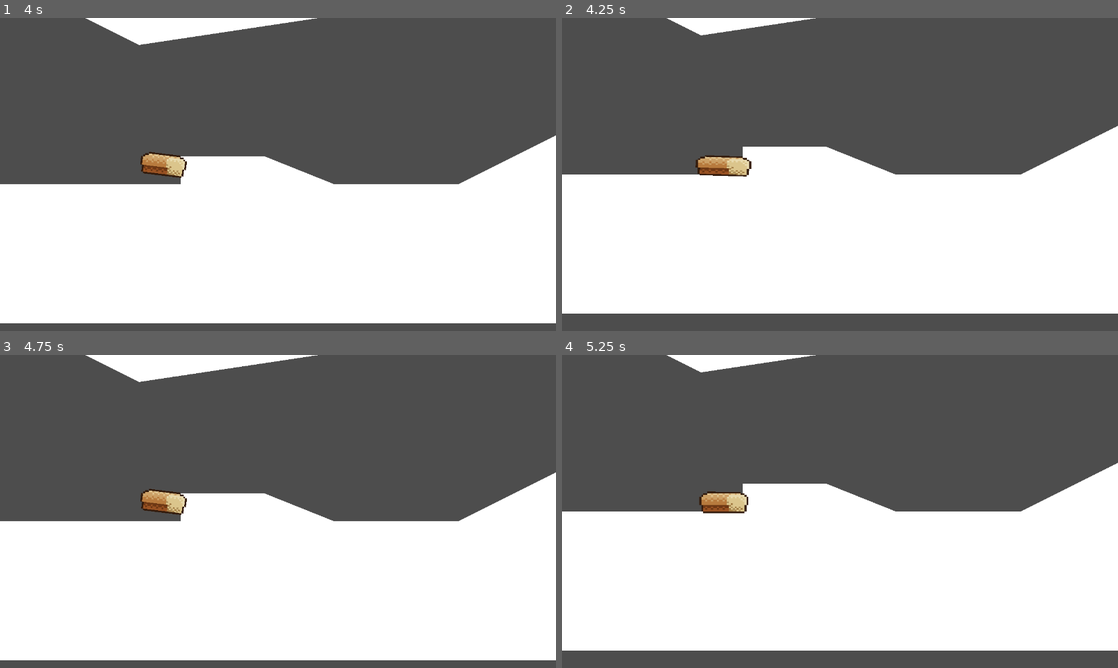
Above: before the commit, frames 1-4 (two rows, left to right).
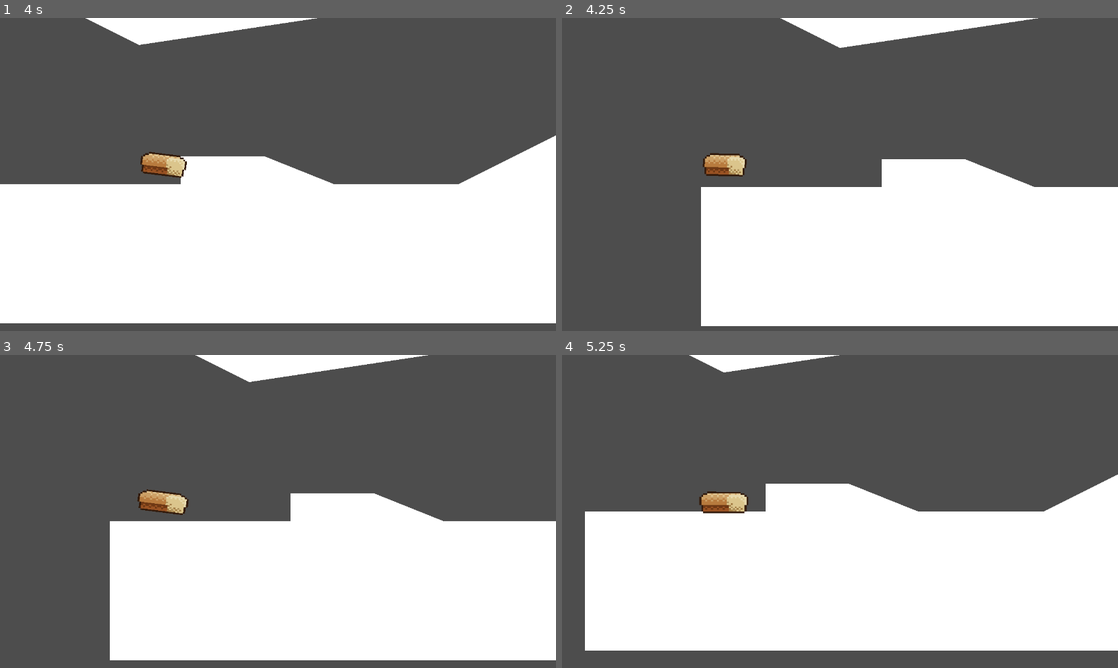
Above: after the commit, the same moments.

Repository: Subkhht/run-run-run-
Game: Godot game, scene res://level.tscn
Two runs of this game, one before a commit and one after it. Both use one fixed random seed, a clock stepped at 60 frames per second and the inputs below.
Inputs:
- Up to frame 1 (4 s): tap Enter (ui_accept) at 0.5, 0.77, 1.52, 3.02, 3.77 s
- Up to frame 2 (4.25 s): tap Escape (ui_cancel) at 4.15 s
- Up to frame 3 (4.75 s): tap Enter (ui_accept) at 4.52 s
- Up to frame 4 (5.25 s): no input

Frame 1 is identical in both runs. In frame 2, 23% of the frame differs, in the area x 0-100%, y 0-99%; in frame 3, 16%; in frame 4, 3.6%.

Commit message:
terminando primer nivel (sin terminar))

Diff:
--- /dev/null
+++ b/Scripts/dangerZone.gd
@@ -0,0 +1,24 @@
+class_name DangerZone extends StaticBody2D
+
+@export var player: Player  # Variable exportada para asignar el nodo del jugador en el inspector
+
+func _ready():
+	# Verificar si la variable player está asignada
+	if not player:
+		push_error("Error: La variable 'player' no está asignada. Asigna el jugador en el inspector.")
+		return
+
+	print("Jugador asignado correctamente: ", player.name)
+
+	# Conectar la señal 'body_shape_entered'
+	connect("body_shape_entered", Callable(self, "_on_body_shape_entered"))
+
+func _on_body_shape_entered(body_id: int, body: Node, body_shape_index: int, local_shape_index: int):
+	print("Colisión detectada con el cuerpo: ", body.name)
+
+	# Verificar si el cuerpo que entra pertenece al grupo 'player'
+	if body.is_in_group("player"):
+		print("Jugador chocó con superficie peligrosa. Reiniciando nivel...")
+		get_tree().reload_current_scene()
+	else:
+		print("El cuerpo no pertenece al grupo 'player'.")
--- /dev/null
+++ b/Scripts/level.gd
@@ -0,0 +1,5 @@
+extends Node2D
+
+func _process(delta: float) -> void:
+	if Input.is_action_just_pressed("ui_cancel"):
+		get_tree().reload_current_scene.call_deferred()
--- /dev/null
+++ b/Scripts/meta.gd
@@ -0,0 +1,8 @@
+extends TextureRect
+
+@export var player: Player
+
+# Called when the node enters the scene tree for the first time.
+func _ready() -> void:
+	assert(player is Player)
+	player.finish_x = global_position.x
--- a/Scripts/player.gd
+++ b/Scripts/player.gd
@@ -1,4 +1,4 @@
-extends CharacterBody2D
+class_name Player extends CharacterBody2D
 
 @export var up_gravity = 250
 @export var down_gravity = 300
@@ -9,12 +9,19 @@
 @export var friccion = 210
 @export var air_friccion = 50
 @export var landing_aceleracion = 2200.0
+@export var fall_limit: float = 700.0
 
 var target_tilt = 0.0
+var finish_x = -1
 @onready var sprite_2d: Sprite2D = $Sprite2D
 
 func _physics_process(delta: float) -> void:
 
+	check_for_finish_line()
+
+	if position.y > fall_limit:
+		print("Jugador cayó al vacío. Reiniciando nivel...")
+		get_tree().reload_current_scene.call_deferred()
 
 	if is_on_floor():
 		target_tilt = 0.0
@@ -46,3 +53,8 @@
 
 	sprite_2d.rotation = lerp_angle(sprite_2d.rotation, deg_to_rad(target_tilt), 0.2)
 	sprite_2d.scale = sprite_2d.scale.lerp(Vector2.ONE, 0.05)
+
+func check_for_finish_line() -> void:
+	if global_position.x > finish_x and finish_x != -1:
+		set_deferred("process_mode", PROCESS_MODE_DISABLED)
+		process_mode = Node.PROCESS_MODE_DISABLED
--- a/level.tscn
+++ b/level.tscn
@@ -1,11 +1,16 @@
-[gd_scene load_steps=3 format=3 uid="uid://5xacuok1tmvo"]
+[gd_scene load_steps=6 format=3 uid="uid://5xacuok1tmvo"]
 
+[ext_resource type="Script" uid="uid://cs0s4vublcvom" path="res://Scripts/level.gd" id="1_0b4ue"]
 [ext_resource type="PackedScene" uid="uid://bvpowpomukhh" path="res://player.tscn" id="1_u52ul"]
 [ext_resource type="Script" uid="uid://nyycq3oau4p" path="res://Scripts/visible_collision_polygon_2d.gd" id="1_vonw3"]
+[ext_resource type="Script" uid="uid://bqxr0f7hdctiv" path="res://Scripts/dangerZone.gd" id="2_f2txt"]
+[ext_resource type="PackedScene" uid="uid://7vycwmeo4oq" path="res://meta.tscn" id="3_oi3di"]
 
 [node name="Level" type="Node2D"]
+script = ExtResource("1_0b4ue")
 
 [node name="StaticBody2D" type="StaticBody2D" parent="."]
+script = ExtResource("2_f2txt")
 
 [node name="CollisionPolygon2D" type="CollisionPolygon2D" parent="StaticBody2D"]
 position = Vector2(40, 0)
@@ -36,3 +41,10 @@
 
 [node name="Player" parent="StaticBody2D" instance=ExtResource("1_u52ul")]
 position = Vector2(16, 120)
+
+[node name="Meta" parent="." node_paths=PackedStringArray("player") instance=ExtResource("3_oi3di")]
+offset_left = 3888.0
+offset_top = -320.0
+offset_right = 4016.0
+offset_bottom = 384.0
+player = NodePath("../StaticBody2D/Player")
--- /dev/null
+++ b/menu_principal.tscn
@@ -0,0 +1,45 @@
+[gd_scene format=3 uid="uid://sbkcjoaiv06i"]
+
+[node name="MenuPrincipal" type="Control"]
+layout_mode = 3
+anchors_preset = 15
+anchor_right = 1.0
+anchor_bottom = 1.0
+grow_horizontal = 2
+grow_vertical = 2
+
+[node name="ColorRect" type="ColorRect" parent="."]
+layout_mode = 1
+anchors_preset = 15
+anchor_right = 1.0
+anchor_bottom = 1.0
+grow_horizontal = 2
+grow_vertical = 2
+color = Color(0.215902, 0.215902, 0.215902, 1)
+
+[node name="VBoxContainer" type="VBoxContainer" parent="."]
+layout_mode = 1
+anchors_preset = -1
+anchor_left = 0.487
+anchor_top = 0.5
+anchor_right = 0.487
+anchor_bottom = 0.5
+offset_left = -51.84
+offset_top = -50.0
+offset_right = 52.16
+offset_bottom = 51.0
+grow_horizontal = 2
+grow_vertical = 2
+alignment = 1
+
+[node name="play" type="Button" parent="VBoxContainer"]
+layout_mode = 2
+text = "JUGAR"
+
+[node name="options" type="Button" parent="VBoxContainer"]
+layout_mode = 2
+text = "OPCIONES"
+
+[node name="salir" type="Button" parent="VBoxContainer"]
+layout_mode = 2
+text = "SALIR"
--- /dev/null
+++ b/meta.tscn
@@ -0,0 +1,12 @@
+[gd_scene load_steps=3 format=3 uid="uid://7vycwmeo4oq"]
+
+[ext_resource type="Texture2D" uid="uid://doajeu2til1xo" path="res://textures/finish.png" id="1_0ull6"]
+[ext_resource type="Script" uid="uid://crqrof7xqg7r5" path="res://Scripts/meta.gd" id="2_75i0q"]
+
+[node name="Meta" type="TextureRect"]
+z_index = -10
+offset_right = 128.0
+offset_bottom = 704.0
+texture = ExtResource("1_0ull6")
+stretch_mode = 1
+script = ExtResource("2_75i0q")
Not shown, added: Scripts/dangerZone.gd.uid
Not shown, added: Scripts/level.gd.uid
Not shown, added: Scripts/meta.gd.uid
